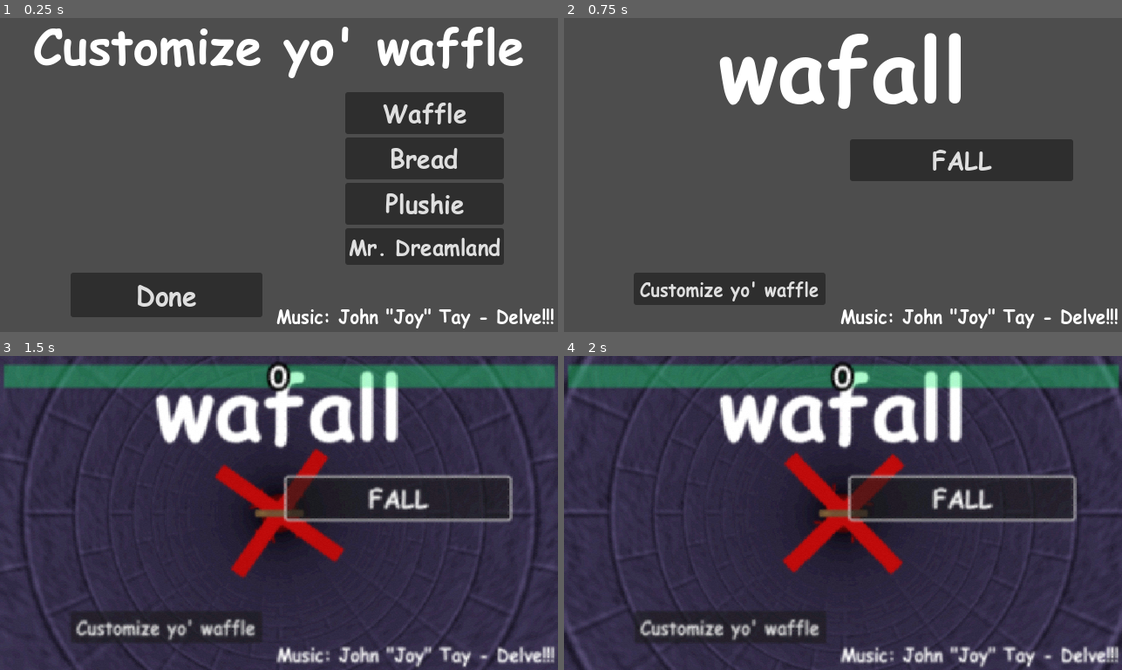
Above: before the commit, frames 1-4 (two rows, left to right).
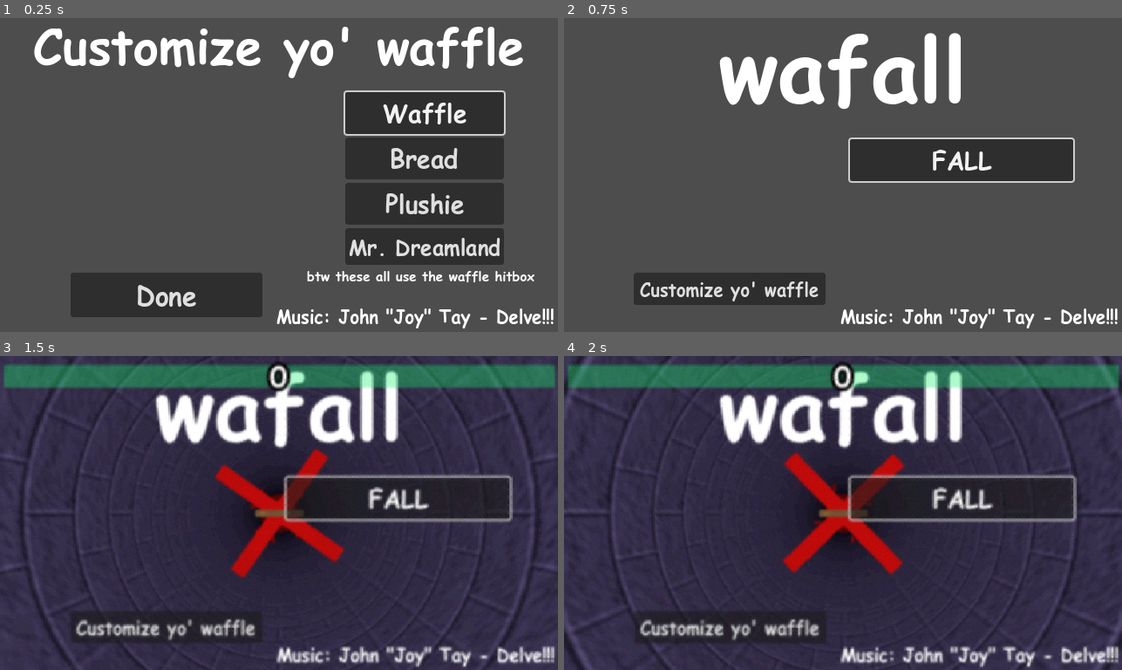
Above: after the commit, the same moments.

Repository: TaelsDaFoox/wafall
Game: Godot game, scene res://titlemenus/customize_menu.tscn
Same seed, same stepped clock (60 frames per second), same inputs: the game is played once before the commit and once after it. This scene is started directly instead of the project's main scene. Sound files missing from this copy of the repository are replaced by a short silence.
Inputs:
- Up to frame 1 (0.25 s): no input
- Up to frame 2 (0.75 s): click "Done" at 0.5 s
- Up to frame 3 (1.5 s): click "FALL" at 1.25 s
- Up to frame 4 (2 s): no input

The runs differ from the first frame. In frame 1, 1.0% of the frame differs, in the area x 55-96%, y 23-85%; in frame 2, 0.5%; in frame 3, nothing differs; in frame 4, nothing differs.

Commit message:
global music, customize sfx, looping music
music now persists between scenes and loops, confirming customization plays the "GREAT CHOICE!" from srb2k hornmod

Diff:
--- a/Global.gd
+++ b/Global.gd
@@ -2,7 +2,8 @@
 var falldist :=0.0
 var waffleHP := 100.0
 var playermodel := 0
-var canMove = true
+var canMove = false
+var musiccringe :=false
 signal wrap()
 func emitwrap():
 	wrap.emit()
--- a/death_screen.gd
+++ b/death_screen.gd
@@ -1,10 +1,20 @@
 extends Control
 @onready var scoreLabel = $ScoreLabel
+#var gamepadded = false
+@onready var firstbtn = $HBoxContainer/RestartButton
 func _ready() -> void:
 	scoreLabel.text=str(int(floor(Global.falldist/20)))
+	firstbtn.grab_focus()
+
+#func _unhandled_input(event: InputEvent) -> void:
+#	if event.is_action_pressed("gamepad") and not gamepadded:
+#		firstbtn.grab_focus()
+#		gamepadded=true
+
 
 func _on_restart_button_pressed() -> void:
 	get_tree().reload_current_scene()
 
 func _on_menu_button_pressed() -> void:
+	Global.canMove=false
 	get_tree().change_scene_to_file("res://title_alt.tscn")
--- /dev/null
+++ b/musicplayer.gd
@@ -0,0 +1,9 @@
+extends AudioStreamPlayer
+
+func _process(delta: float) -> void:
+	if Global.musiccringe:
+		volume_db=lerp(volume_db,-8.0,delta*2.0)
+		pitch_scale=lerp(pitch_scale,0.3,delta*2.0)
+	else:
+		volume_db=lerp(volume_db,-5.0,delta*2.0)
+		pitch_scale=lerp(pitch_scale,1.0,delta*2.0)
--- /dev/null
+++ b/musicplayer.tscn
@@ -0,0 +1,10 @@
+[gd_scene load_steps=3 format=3 uid="uid://cbtspswv3s1ml"]
+
+[ext_resource type="AudioStream" uid="uid://dhbvcygskw4al" path="res://audio/music/Delve!!!.wav" id="1_ryb5w"]
+[ext_resource type="Script" uid="uid://dqsunspyegxc" path="res://musicplayer.gd" id="2_kjvmg"]
+
+[node name="MusicPlayer" type="AudioStreamPlayer"]
+stream = ExtResource("1_ryb5w")
+volume_db = -5.0
+autoplay = true
+script = ExtResource("2_kjvmg")
--- a/project.godot
+++ b/project.godot
@@ -18,6 +18,7 @@
 [autoload]
 
 Global="*res://Global.gd"
+MusicPlayer="*res://musicplayer.tscn"
 
 [display]
 
@@ -72,6 +73,20 @@
 , Object(InputEventJoypadButton,"resource_local_to_scene":false,"resource_name":"","device":-1,"button_index":13,"pressure":0.0,"pressed":true,"script":null)
 ]
 }
+gamepad={
+"deadzone": 0.2,
+"events": [Object(InputEventJoypadButton,"resource_local_to_scene":false,"resource_name":"","device":-1,"button_index":0,"pressure":0.0,"pressed":true,"script":null)
+, Object(InputEventJoypadMotion,"resource_local_to_scene":false,"resource_name":"","device":-1,"axis":1,"axis_value":-1.0,"script":null)
+, Object(InputEventJoypadMotion,"resource_local_to_scene":false,"resource_name":"","device":-1,"axis":1,"axis_value":1.0,"script":null)
+, Object(InputEventJoypadMotion,"resource_local_to_scene":false,"resource_name":"","device":-1,"axis":0,"axis_value":-1.0,"script":null)
+, Object(InputEventJoypadMotion,"resource_local_to_scene":false,"resource_name":"","device":-1,"axis":0,"axis_value":1.0,"script":null)
+, Object(InputEventJoypadButton,"resource_local_to_scene":false,"resource_name":"","device":-1,"button_index":11,"pressure":0.0,"pressed":true,"script":null)
+, Object(InputEventJoypadButton,"resource_local_to_scene":false,"resource_name":"","device":-1,"button_index":14,"pressure":0.0,"pressed":true,"script":null)
+, Object(InputEventJoypadButton,"resource_local_to_scene":false,"resource_name":"","device":-1,"button_index":12,"pressure":0.0,"pressed":true,"script":null)
+, Object(InputEventJoypadButton,"resource_local_to_scene":false,"resource_name":"","device":-1,"button_index":13,"pressure":0.0,"pressed":true,"script":null)
+, Object(InputEventJoypadMotion,"resource_local_to_scene":false,"resource_name":"","device":-1,"axis":1,"axis_value":1.0,"script":null)
+]
+}
 
 [physics]
 
--- a/title_alt.tscn
+++ b/title_alt.tscn
@@ -1,11 +1,10 @@
-[gd_scene load_steps=10 format=3 uid="uid://cis7jhbcm5lqp"]
+[gd_scene load_steps=9 format=3 uid="uid://cis7jhbcm5lqp"]
 
 [ext_resource type="Material" uid="uid://chl7b8pmev0ih" path="res://materials/Bricks.tres" id="1_a8gxr"]
 [ext_resource type="PackedScene" uid="uid://dian7bnwaawuo" path="res://waffle.tscn" id="2_2i62n"]
 [ext_resource type="PhysicsMaterial" uid="uid://oyblx46378ey" path="res://materials/frictionless.tres" id="3_si5mo"]
 [ext_resource type="Script" uid="uid://dfxaw82x21wd3" path="res://camera_title.gd" id="4_g24ii"]
 [ext_resource type="Script" uid="uid://cborgbtsf0dtx" path="res://wall_collision.gd" id="5_4q325"]
-[ext_resource type="AudioStream" uid="uid://dhbvcygskw4al" path="res://audio/music/Delve!!!.wav" id="7_a8gxr"]
 [ext_resource type="Material" uid="uid://cc6jq52jf3gxv" path="res://materials/jpeg.tres" id="7_p2suv"]
 [ext_resource type="PackedScene" uid="uid://dg6t0vlqegxpm" path="res://titlemenus/title_menu_main.tscn" id="8_2i62n"]
 
@@ -62,9 +61,4 @@
 grow_vertical = 2
 mouse_filter = 2
 
-[node name="AudioStreamPlayer" type="AudioStreamPlayer" parent="."]
-stream = ExtResource("7_a8gxr")
-volume_db = -10.0
-autoplay = true
-
 [node name="TitleMenuMain" parent="." instance=ExtResource("8_2i62n")]
--- a/titlemenus/customize_menu.gd
+++ b/titlemenus/customize_menu.gd
@@ -1,10 +1,23 @@
 extends Control
 var mainMenu = load("res://titlemenus/title_menu_main.tscn")
 @onready var waffle = get_parent().get_node("Waffle")
+#var gamepadded = false
+@onready var firstbtn = $GridContainer/WaffleButton
+@onready var skinbtns = [$GridContainer/WaffleButton,$GridContainer/BreadButton,$GridContainer/JoltButton,$GridContainer/KirbyButton]
 
 func _on_customize_pressed() -> void:
-	get_parent().add_child(mainMenu.instantiate())
+	var newmenu = mainMenu.instantiate()
+	get_parent().add_child(newmenu)
+	newmenu.get_node("selectsfx").play()
 	queue_free()
+
+func _ready() -> void:
+	skinbtns[Global.playermodel].grab_focus()
+
+#func _unhandled_input(event: InputEvent) -> void:
+#	if event.is_action_pressed("gamepad") and not gamepadded:
+#		firstbtn.grab_focus()
+#		gamepadded=true
 
 
 func _on_waffle_button_pressed() -> void:
--- a/titlemenus/customize_menu.tscn
+++ b/titlemenus/customize_menu.tscn
@@ -60,16 +60,35 @@
 horizontal_alignment = 2
 vertical_alignment = 2
 
+[node name="hitboxnote" type="Label" parent="."]
+layout_mode = 1
+anchors_preset = -1
+anchor_left = 1.0
+anchor_right = 1.0
+anchor_bottom = 1.0
+offset_left = -312.0
+offset_top = 278.0
+offset_right = -2.0
+offset_bottom = -53.0
+grow_horizontal = 2
+grow_vertical = 2
+theme_override_fonts/font = ExtResource("2_20dcv")
+theme_override_font_sizes/font_size = 15
+text = "btw these all use the waffle hitbox"
+horizontal_alignment = 1
+vertical_alignment = 2
+
 [node name="GridContainer" type="GridContainer" parent="."]
 layout_mode = 1
-anchors_preset = 15
+anchors_preset = 11
+anchor_left = 1.0
 anchor_right = 1.0
 anchor_bottom = 1.0
-offset_left = 396.0
+offset_left = -244.0
 offset_top = 85.0
 offset_right = -17.0
 offset_bottom = -41.0
-grow_horizontal = 2
+grow_horizontal = 0
 grow_vertical = 2
 
 [node name="WaffleButton" type="Button" parent="GridContainer"]
--- a/title_menu.gd
+++ b/titlemenus/title_menu.gd
@@ -1,8 +1,11 @@
 extends Control
 var customizeMenu = load("res://titlemenus/customize_menu.tscn")
+#var gamepadded = false
+@onready var firstbtn =$Start
 
 func _ready() -> void:
 	Global.canMove=false
+	firstbtn.grab_focus()
 func _on_start_pressed() -> void:
 	Global.canMove=true
 	get_tree().change_scene_to_file("res://world.tscn")
@@ -11,3 +14,8 @@
 func _on_customize_pressed() -> void:
 	get_parent().add_child(customizeMenu.instantiate())
 	queue_free()
+
+#func _unhandled_input(event: InputEvent) -> void:
+#	if event.is_action_pressed("gamepad") and not gamepadded:
+#		firstbtn.grab_focus()
+#		gamepadded=true
--- a/titlemenus/title_menu_main.tscn
+++ b/titlemenus/title_menu_main.tscn
@@ -1,7 +1,8 @@
-[gd_scene load_steps=3 format=3 uid="uid://dg6t0vlqegxpm"]
+[gd_scene load_steps=4 format=3 uid="uid://dg6t0vlqegxpm"]
 
-[ext_resource type="Script" uid="uid://ws4pks405ugm" path="res://title_menu.gd" id="1_li0mb"]
+[ext_resource type="Script" uid="uid://ws4pks405ugm" path="res://titlemenus/title_menu.gd" id="1_li0mb"]
 [ext_resource type="FontFile" uid="uid://kg3qgerw6jf0" path="res://fonts/comicbd.ttf" id="2_v6bae"]
+[ext_resource type="AudioStream" uid="uid://ccp8l7oi6bbou" path="res://audio/sfx/greatChoice.ogg" id="3_v6bae"]
 
 [node name="TitleMenuMain" type="Control"]
 layout_mode = 3
@@ -76,5 +77,9 @@
 horizontal_alignment = 2
 vertical_alignment = 2
 
+[node name="selectsfx" type="AudioStreamPlayer" parent="."]
+stream = ExtResource("3_v6bae")
+volume_db = -5.0
+
 [connection signal="pressed" from="Start" to="." method="_on_start_pressed"]
 [connection signal="pressed" from="Customize" to="." method="_on_customize_pressed"]
--- a/waffle.gd
+++ b/waffle.gd
@@ -3,7 +3,7 @@
 var falldistextra :=0.0
 @onready var explosion = $explosion
 var explodeframe := 19.0
-@onready var sfx := $AudioStreamPlayer
+@onready var sfx := $ExplodeSFX
 @export var healrate = 0.5
 @onready var dangersfx = $DangerSFX
 @onready var dangerspr = $danger
@@ -15,9 +15,13 @@
 var dieVel:=Vector3.ZERO
 @onready var collision = $CollisionShape3D
 @onready var model = $model
+@onready var fallsfx = $FallSFX
 var deathscreen = load("res://death_screen.tscn")
 func _ready() -> void:
+	Global.musiccringe=false
 	updatemodel()
+	if Global.canMove==true:
+		fallsfx.play()
 func updatemodel():
 	model.queue_free()
 	match Global.playermodel:
@@ -72,6 +76,7 @@
 	explodeframe=0.0
 	apply_central_impulse(Vector3(0,150,0))
 	if Global.waffleHP<=0 and alive:
+		Global.musiccringe=true
 		alive=false
 		collision.disabled=true
 		model.visible=false
--- a/waffle.tscn
+++ b/waffle.tscn
@@ -6,6 +6,7 @@
 [ext_resource type="AudioStream" uid="uid://dtvjxleqjv5e" path="res://audio/sfx/snd_badexplosion.wav" id="4_8lmp6"]
 [ext_resource type="AudioStream" uid="uid://hnvb6l0nspq5" path="res://audio/sfx/paper-mario-64-danger.mp3" id="5_1olf3"]
 [ext_resource type="Texture2D" uid="uid://c8sr86v6d18mm" path="res://textures/danger.png" id="6_sq4ig"]
+[ext_resource type="AudioStream" uid="uid://btg0j72owllyw" path="res://audio/sfx/snd_closet_fall.ogg" id="7_6t030"]
 
 [sub_resource type="BoxShape3D" id="BoxShape3D_lkhhq"]
 size = Vector3(7.9521484, 9.730469, 1.2021484)
@@ -29,7 +30,7 @@
 hframes = 5
 vframes = 4
 
-[node name="AudioStreamPlayer" type="AudioStreamPlayer" parent="."]
+[node name="ExplodeSFX" type="AudioStreamPlayer" parent="."]
 stream = ExtResource("4_8lmp6")
 
 [node name="DangerSFX" type="AudioStreamPlayer" parent="."]
@@ -43,3 +44,10 @@
 texture_filter = 0
 render_priority = 1
 texture = ExtResource("6_sq4ig")
+
+[node name="FallSFX" type="AudioStreamPlayer" parent="."]
+stream = ExtResource("7_6t030")
+volume_db = -5.0
+
+[node name="DangerTimer" type="Timer" parent="."]
+wait_time = 0.9
--- a/world.tscn
+++ b/world.tscn
@@ -7,7 +7,6 @@
 [ext_resource type="Script" uid="uid://cborgbtsf0dtx" path="res://wall_collision.gd" id="4_aqk2v"]
 [ext_resource type="PackedScene" uid="uid://bvivxs4owof8v" path="res://ui.tscn" id="6_dwbse"]
 [ext_resource type="Script" uid="uid://hdu1pfek40vo" path="res://obstacle_controller.gd" id="8_gbfbk"]
-[ext_resource type="AudioStream" uid="uid://dhbvcygskw4al" path="res://audio/music/Delve!!!.wav" id="8_ioo17"]
 [ext_resource type="Material" uid="uid://cc6jq52jf3gxv" path="res://materials/jpeg.tres" id="9_ioo17"]
 
 [sub_resource type="Environment" id="Environment_gv5m4"]
@@ -58,11 +57,6 @@
 [node name="ObstacleController" type="Node3D" parent="."]
 script = ExtResource("8_gbfbk")
 
-[node name="Music" type="AudioStreamPlayer" parent="."]
-stream = ExtResource("8_ioo17")
-volume_db = -5.0
-autoplay = true
-
 [node name="CanvasLayer" type="CanvasLayer" parent="."]
 
 [node name="ColorRect" type="ColorRect" parent="CanvasLayer"]
Not shown, changed: audio/music/Delve!!!.wav.import
Not shown, added: audio/sfx/greatChoice.ogg.import
Not shown, changed: audio/sfx/paper-mario-64-danger.mp3.import
Not shown, added: audio/sfx/snd_closet_fall.ogg.import
Not shown, added: musicplayer.gd.uid
Renamed: title_menu.gd.uid -> titlemenus/title_menu.gd.uid
Not shown: 1 places in waffle.tscn that only renumber resources
Not shown: 1 places in world.tscn that only renumber resources
Not shown, added: audio/sfx/greatChoice.ogg
Not shown, added: audio/sfx/snd_closet_fall.ogg
